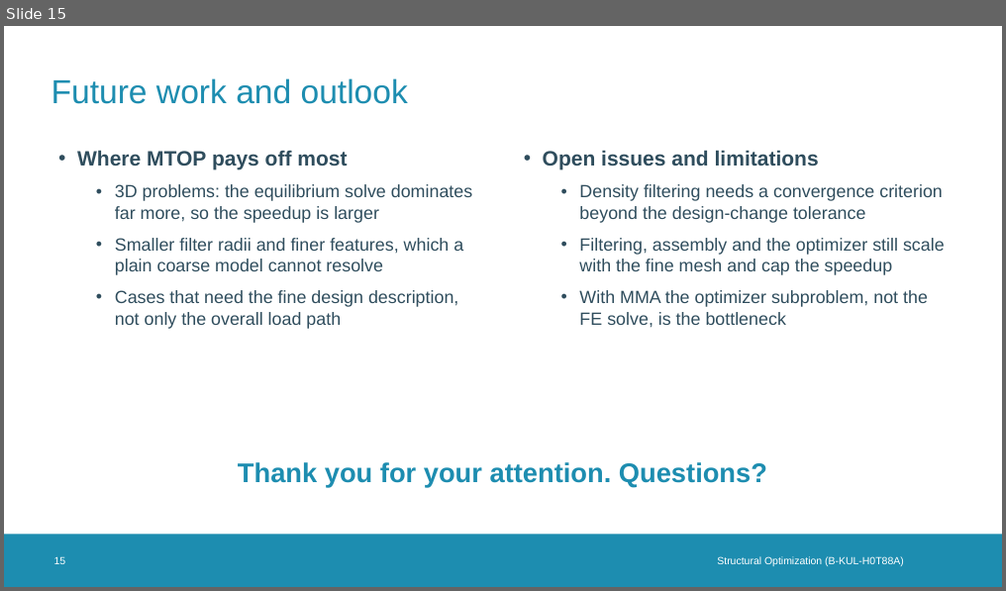
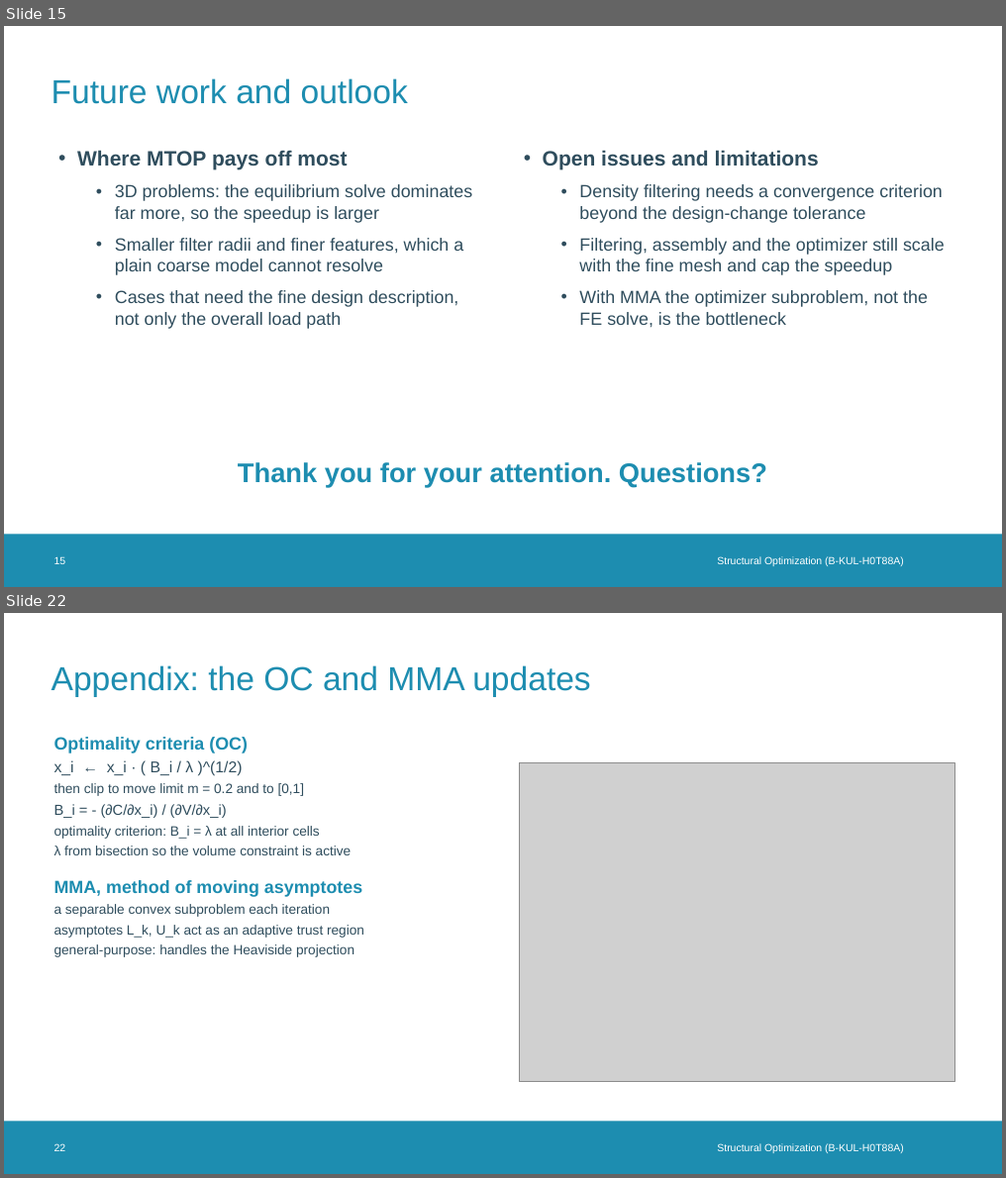
Before and after one commit to maAuSe/Structural-Optimization-LUKASTIEBERT, a slide deck: MTOP_presentation.pptx. Shown one above the other, each under a label of ours: slide 15 before the commit, slides 15 and 22 after it; the slides between them are not shown. The pictures are 1006x591 and 1006x1178 pixels, drawn with LibreOffice and Linux fonts; fonts in the diff are those of the drawing; grey boxes stand for pictures; background and template pictures are left out. Boxes give left, top, right and bottom in pixels: in the first picture for what was removed or moved away, otherwise in the second. Text is boxed around its words. In the diff, an @@ line names an element or a change of style, - is before the commit and + after.

```diff
--- a/MTOP_presentation.pptx
+++ b/MTOP_presentation.pptx
@@ slide 22 added at bbox=[4, 613, 1002, 1174], background #FFFFFF; not listed: 1 template element that a slide beside it also shows @@
@@ title added at bbox=[52, 665, 591, 697], 32 pt, text #1D8DB0 @@
+Appendix: the OC and MMA updates
@@ text added at bbox=[54, 737, 364, 958], 13 pt, text #2F4D5D @@
+Optimality criteria (OC)
+x_i ← x_i · ( B_i / λ )^(1/2)
+then clip to move limit m = 0.2 and to [0,1]
+B_i = - (∂C/∂x_i) / (∂V/∂x_i)
+optimality criterion: B_i = λ at all interior cells
+λ from bisection so the volume constraint is active
+MMA, method of moving asymptotes
+a separable convex subproblem each iteration
+asymptotes L_k, U_k act as an adaptive trust region
+general-purpose: handles the Heaviside projection
@@ picture added at bbox=[520, 762, 954, 1082] @@
@@ text added at bbox=[54, 1144, 66, 1152], 10 pt, text #FFFFFF @@
+22
@@ text added at bbox=[717, 1144, 904, 1154], 10 pt, text #FFFFFF @@
+Structural Optimization (B-KUL-H0T88A)
```
Also in this commit, not shown: 7 other slides added, 1 other file.
